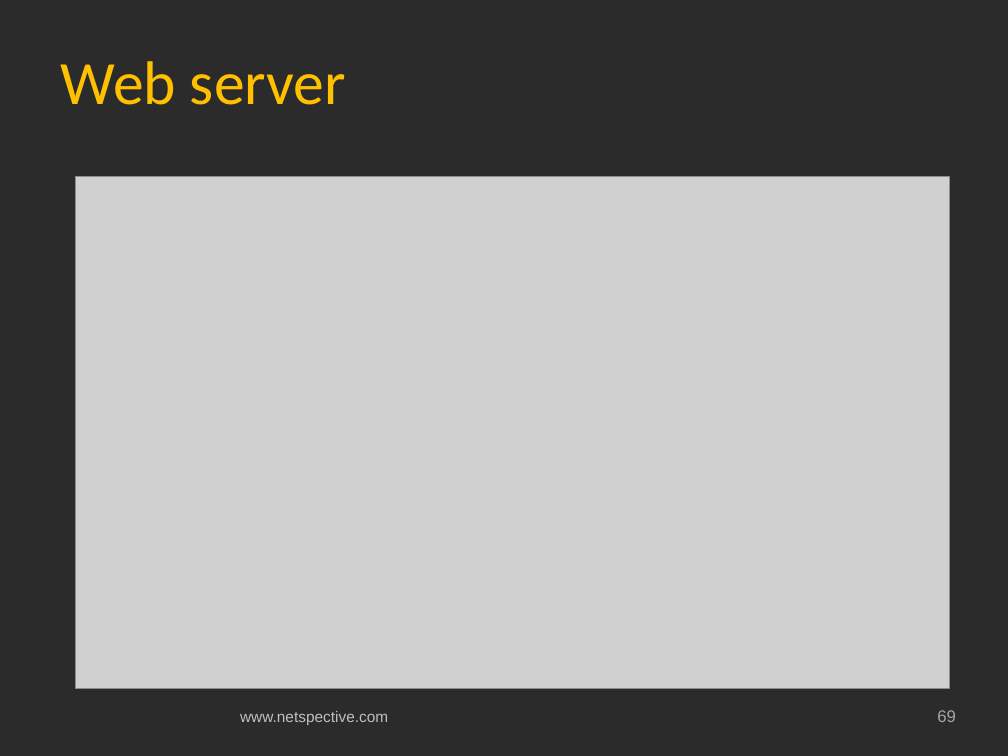
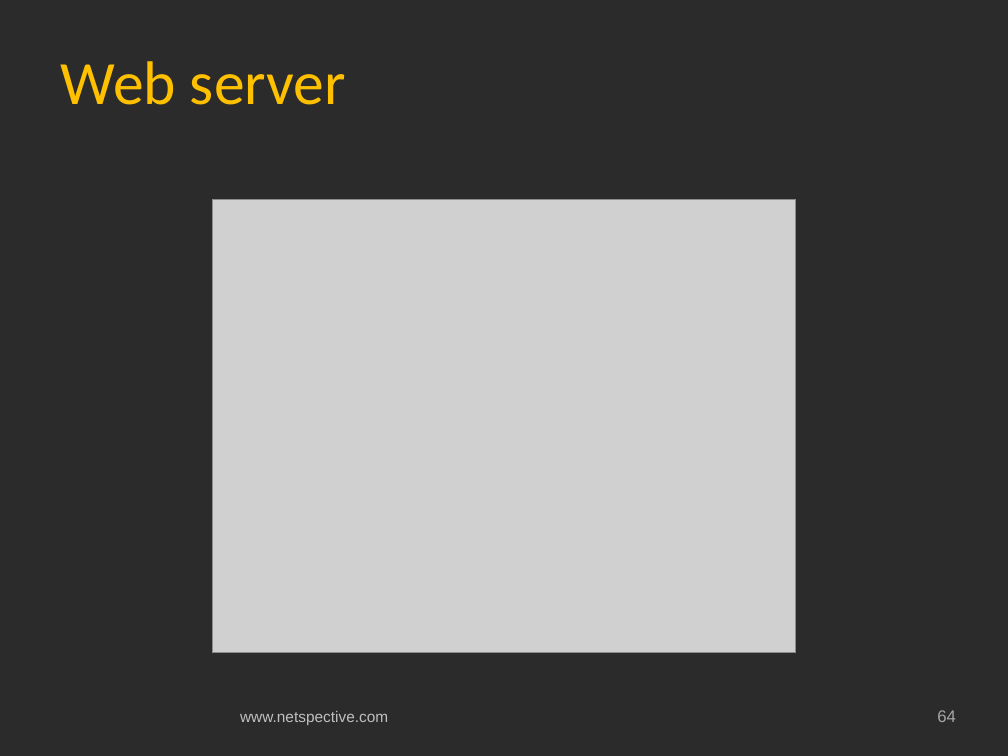
Before and after one commit to netspective/fluent, a slide deck: slide 64 of support/documents/Covidien Gateway Prototype Project Status and Plan.pptx (slide 69 before the commit). Drawn at 1008x756 pixels with LibreOffice and Linux fonts; fonts in the diff are those of the drawing; grey boxes stand for pictures; background and template pictures are left out; a plain dark background stands for a picture behind light text. Boxes give left, top, right and bottom in pixels: in the first picture for what was removed or moved away, otherwise in the second. Text is boxed around its words. In the diff, an @@ line names an element or a change of style, - is before the commit and + after.

```diff
--- a/support/documents/Covidien Gateway Prototype Project Status and Plan.pptx
+++ b/support/documents/Covidien Gateway Prototype Project Status and Plan.pptx
@@ picture: place and size @@
-picture at (76, 176, 950, 688)
+picture at (212, 200, 795, 653)
@@ page number at (937, 710, 956, 722): text changed @@
-69
+64
```
Also in this commit, not shown: 2 other slides changed, 5 slides removed, 1 other file.
